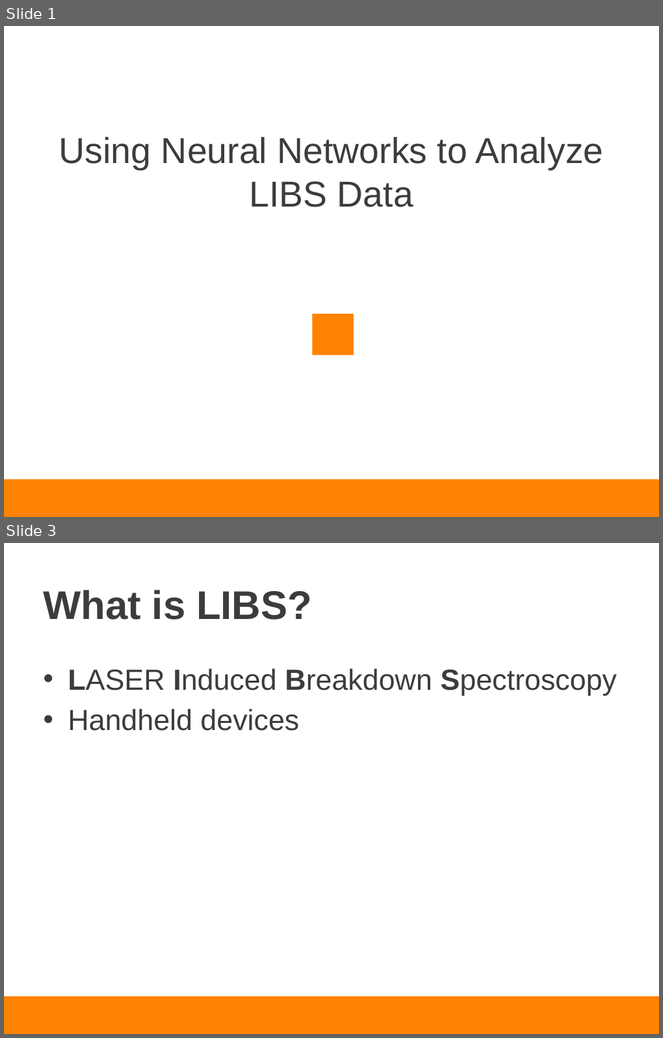
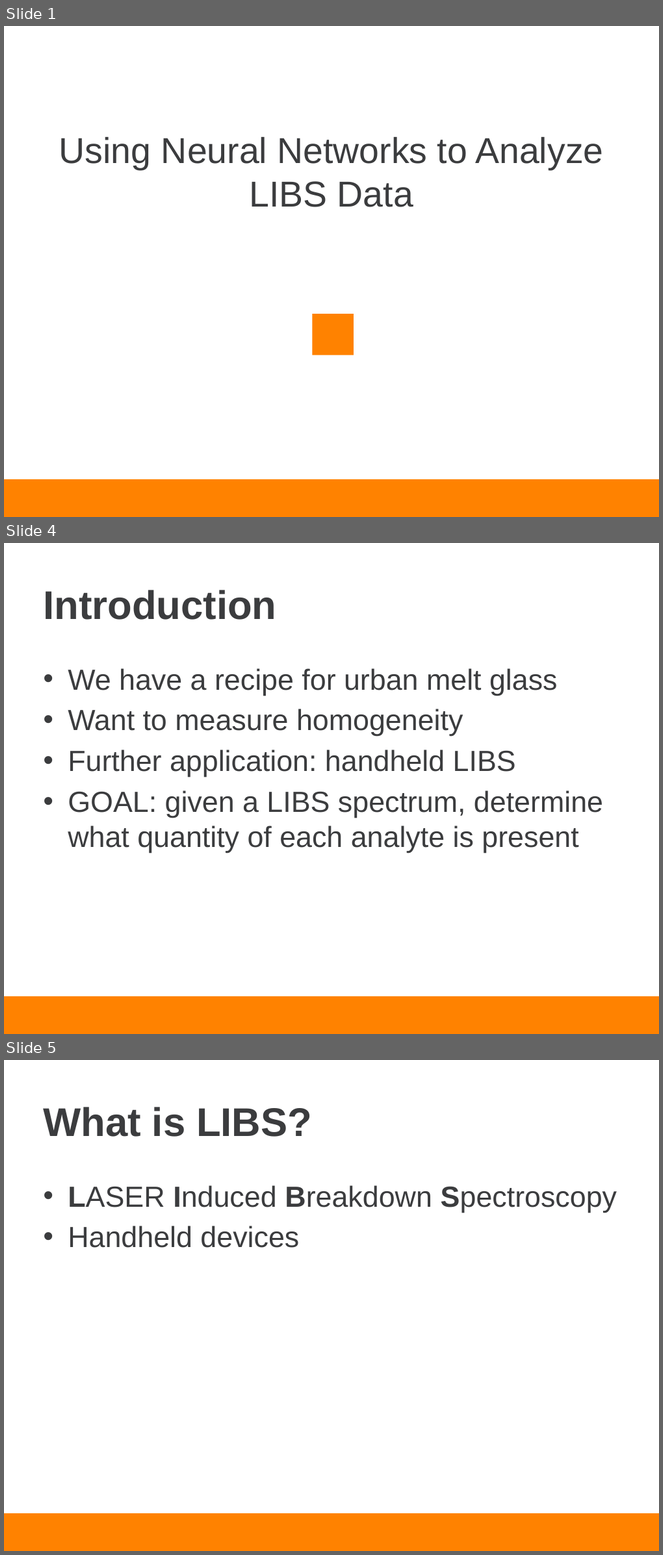
Before and after one commit to piovere/nucnotes, a slide deck: ne697neuralnetworks/project/presentation.pptx. Shown one above the other, each under a label of ours: slides 1 and 3 before the commit, slides 1, 4 and 5 after it; the slides between them are not shown. The pictures are 663x1038 and 663x1555 pixels, drawn with LibreOffice and Linux fonts; fonts in the diff are those of the drawing; background and template pictures are left out. Boxes give left, top, right and bottom in pixels: in the first picture for what was removed or moved away, otherwise in the second. Text is boxed around its words. In the diff, an @@ line names an element or a change of style, - is before the commit and + after.

```diff
--- a/ne697neuralnetworks/project/presentation.pptx
+++ b/ne697neuralnetworks/project/presentation.pptx
@@ slide 4 added at [4,543,659,1034], background #FFFFFF; not listed: 1 template element that a slide beside it also shows @@
@@ title added at [43,590,276,620], 44 pt, text #3B3C3E, bold @@
+Introduction
@@ text added at [68,668,603,853], 32 pt, text #3B3C3E @@
+• We have a recipe for urban melt glass
+• Want to measure homogeneity
+• Further application: handheld LIBS
+• GOAL: given a LIBS spectrum, determine what quantity of each analyte is present
@@ what was slide 3 is now slide 5 @@
```
Also in this commit, not shown: 1 slide changed, 9 other slides added.
